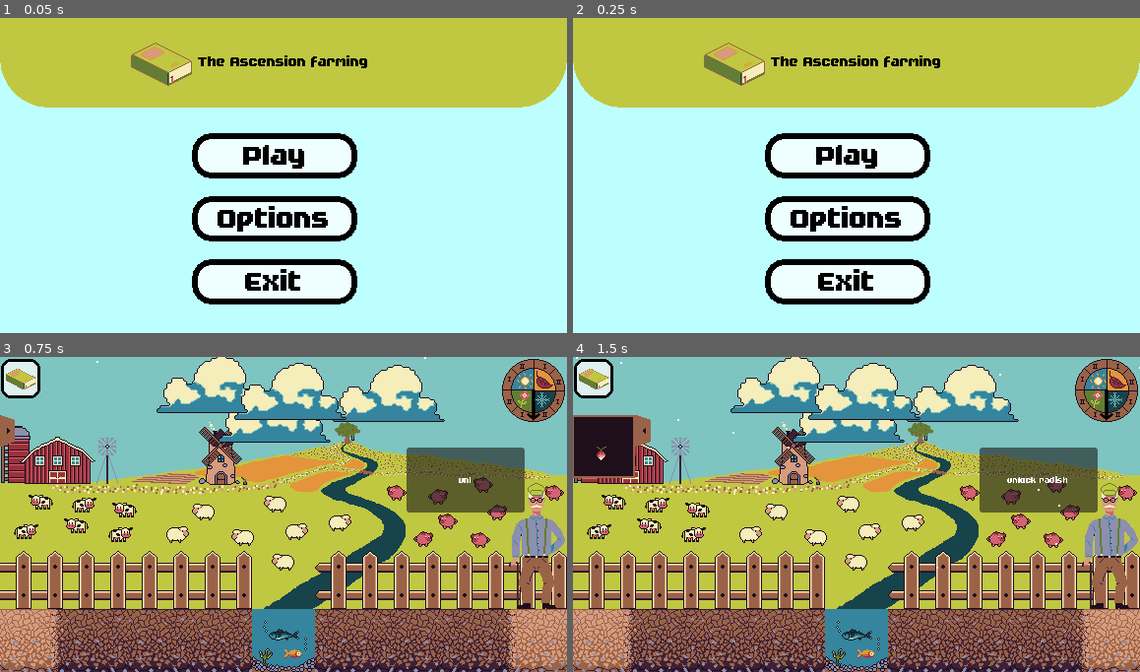
Above: before the commit, frames 1-4 (two rows, left to right).
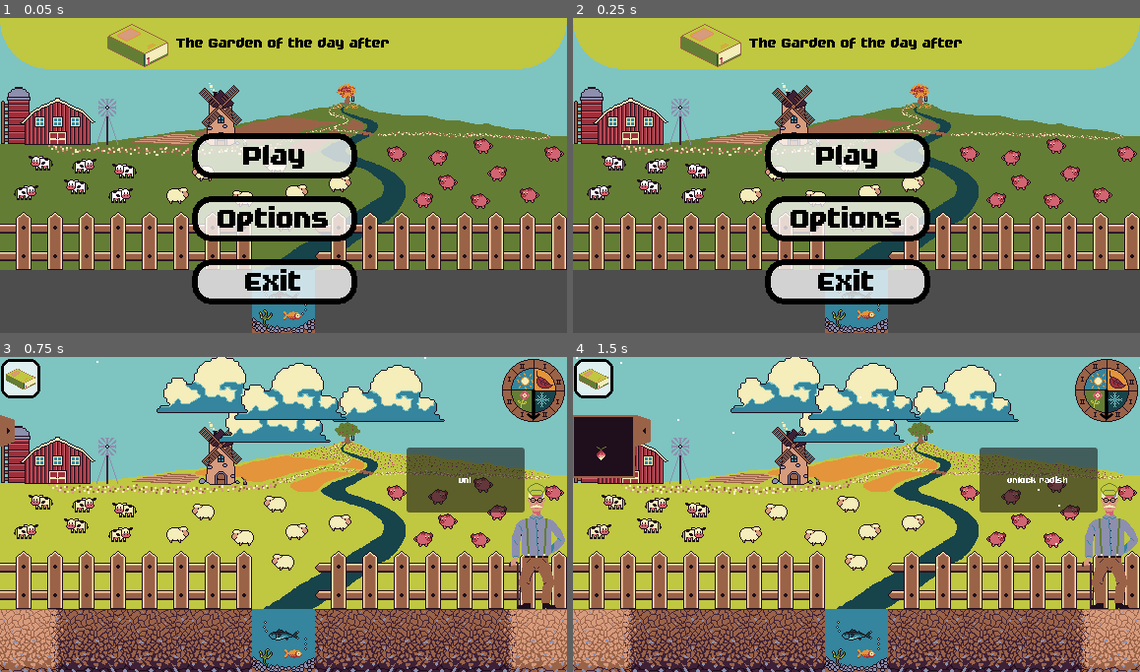
Above: after the commit, the same moments.

Repository: JustAlternate/Regenerative_Game_Jam
Game: Godot game, scene res://Scenes/menu.tscn
Two runs of this game, one before a commit and one after it. Both use one fixed random seed, a clock stepped at 60 frames per second and the inputs below.
Inputs (mouse positions are in pixels of both pictures, inside the frame that each line leads up to):
- Up to frame 1 (0.05 s): no input
- Up to frame 2 (0.25 s): no input
- Up to frame 3 (0.75 s): click "Play" at 0.5 s
- Up to frame 4 (1.5 s): click (590, 429) at 1.25 s

The runs differ from the first frame. In frame 1, 81% of the frame differs, in the area x 0-100%, y 1-100%; in frame 2, 81%; in frame 3, nothing differs; in frame 4, nothing differs.

Commit message:
menu and home

Diff:
--- a/Scenes/menu.tscn
+++ b/Scenes/menu.tscn
@@ -1,14 +1,90 @@
-[gd_scene load_steps=13 format=3 uid="uid://d4idxbd54drta"]
+[gd_scene load_steps=24 format=3 uid="uid://d4idxbd54drta"]
 
 [ext_resource type="LabelSettings" uid="uid://dtbvo0w76rap1" path="res://fonts/label_setting.tres" id="1_ni0yg"]
 [ext_resource type="Script" path="res://Scripts/menu.gd" id="1_vd1g2"]
-[ext_resource type="Texture2D" uid="uid://c56kxoux30gtd" path="res://Assets/sprites/closed_book.png" id="2_scljm"]
+[ext_resource type="Texture2D" uid="uid://cqemdebiu2vyn" path="res://Assets/Plant/background-automne.png" id="2_7kua1"]
+[ext_resource type="Texture2D" uid="uid://cssbl0ckgwq74" path="res://Assets/sprites/closed_book.png" id="2_scljm"]
+[ext_resource type="Texture2D" uid="uid://chtvt0u57khvi" path="res://Assets/Plant/sprite-case-eau-centre-animé.png" id="2_u67cp"]
+[ext_resource type="Texture2D" uid="uid://bjwcvxhdyymu" path="res://Assets/Plant/background-printemps.png" id="3_05tdx"]
 [ext_resource type="PackedScene" uid="uid://olb5ewo4ysgy" path="res://Scenes/menu_running_sprites.tscn" id="4_fap7w"]
+[ext_resource type="Texture2D" uid="uid://baekq7aujb1pc" path="res://Assets/Plant/background-ete.png" id="4_v6s1t"]
+[ext_resource type="Texture2D" uid="uid://dyj33o55lscxg" path="res://Assets/Plant/background-hiver.png" id="5_4imjg"]
 [ext_resource type="StyleBox" uid="uid://ce0ja15527606" path="res://button_type_hover.tres" id="5_c6ra6"]
-[ext_resource type="FontFile" uid="uid://btnbktdas72q5" path="res://fonts/FutilePro.ttf" id="5_eewky"]
+[ext_resource type="FontFile" uid="uid://0bfdvx78rhbh" path="res://fonts/FutilePro.ttf" id="5_eewky"]
 [ext_resource type="StyleBox" uid="uid://d3vi3glx4440d" path="res://button_type_normal.tres" id="6_nunw6"]
-[ext_resource type="PackedScene" uid="uid://b05j16p7wwoul" path="res://Scenes/sound_pool.tscn" id="8_n17uy"]
-[ext_resource type="AudioStream" uid="uid://od3ncvyhu8io" path="res://Assets/sfx/menu_click.wav" id="9_cbrca"]
+[ext_resource type="PackedScene" path="res://Scenes/sound_pool.tscn" id="8_n17uy"]
+[ext_resource type="AudioStream" uid="uid://cv17wb2bjrhr" path="res://Assets/sfx/menu_click.wav" id="9_cbrca"]
+
+[sub_resource type="AtlasTexture" id="AtlasTexture_4w73x"]
+atlas = ExtResource("2_u67cp")
+region = Rect2(0, 0, 64, 64)
+
+[sub_resource type="AtlasTexture" id="AtlasTexture_57w2v"]
+atlas = ExtResource("2_u67cp")
+region = Rect2(64, 0, 64, 64)
+
+[sub_resource type="AtlasTexture" id="AtlasTexture_rscqe"]
+atlas = ExtResource("2_u67cp")
+region = Rect2(0, 64, 64, 64)
+
+[sub_resource type="AtlasTexture" id="AtlasTexture_kja0x"]
+atlas = ExtResource("2_u67cp")
+region = Rect2(64, 64, 64, 64)
+
+[sub_resource type="SpriteFrames" id="SpriteFrames_j1puk"]
+animations = [{
+"frames": [{
+"duration": 1.0,
+"texture": SubResource("AtlasTexture_4w73x")
+}, {
+"duration": 1.0,
+"texture": SubResource("AtlasTexture_57w2v")
+}, {
+"duration": 1.0,
+"texture": SubResource("AtlasTexture_rscqe")
+}, {
+"duration": 1.0,
+"texture": SubResource("AtlasTexture_kja0x")
+}],
+"loop": true,
+"name": &"default",
+"speed": 5.0
+}]
+
+[sub_resource type="SpriteFrames" id="SpriteFrames_ucd87"]
+animations = [{
+"frames": [{
+"duration": 1.0,
+"texture": ExtResource("2_7kua1")
+}],
+"loop": true,
+"name": &"fall",
+"speed": 5.0
+}, {
+"frames": [{
+"duration": 1.0,
+"texture": ExtResource("3_05tdx")
+}],
+"loop": true,
+"name": &"spring",
+"speed": 5.0
+}, {
+"frames": [{
+"duration": 1.0,
+"texture": ExtResource("4_v6s1t")
+}],
+"loop": true,
+"name": &"summer",
+"speed": 5.0
+}, {
+"frames": [{
+"duration": 1.0,
+"texture": ExtResource("5_4imjg")
+}],
+"loop": true,
+"name": &"winter",
+"speed": 5.0
+}]
 
 [sub_resource type="StyleBoxFlat" id="StyleBoxFlat_expnd"]
 bg_color = Color(0.752941, 0.780392, 0.254902, 1)
@@ -31,31 +107,32 @@
 [node name="Menu" type="Node2D"]
 script = ExtResource("1_vd1g2")
 
+[node name="riviere" type="AnimatedSprite2D" parent="."]
+texture_filter = 1
+position = Vector2(288, 288)
+sprite_frames = SubResource("SpriteFrames_j1puk")
+
+[node name="AnimatedSprite2D" type="AnimatedSprite2D" parent="."]
+texture_filter = 1
+position = Vector2(288, 128)
+sprite_frames = SubResource("SpriteFrames_ucd87")
+animation = &"fall"
+
 [node name="Menu_title" type="Panel" parent="."]
 offset_right = 576.0
-offset_bottom = 91.0
+offset_bottom = 52.0
 theme = SubResource("Theme_up03c")
 
-[node name="ColorRect" type="ColorRect" parent="Menu_title"]
-z_index = -1
-texture_filter = 1
-layout_mode = 0
-offset_top = 1.0
-offset_right = 576.0
-offset_bottom = 320.0
-color = Color(0.741176, 1, 1, 1)
-
 [node name="Sprite2D" type="Sprite2D" parent="Menu_title"]
-position = Vector2(164, 44)
+position = Vector2(140, 25)
 texture = ExtResource("2_scljm")
 
 [node name="Title" type="Label" parent="Menu_title"]
 layout_mode = 0
-offset_top = 2.0
+offset_top = -17.0
 offset_right = 576.0
-offset_bottom = 87.0
-text = "The Ascension farming
-"
+offset_bottom = 68.0
+text = "The Garden of the day after"
 label_settings = ExtResource("1_ni0yg")
 horizontal_alignment = 1
 vertical_alignment = 1
--- a/Scenes/menu_running_sprites.tscn
+++ b/Scenes/menu_running_sprites.tscn
@@ -1,25 +1,101 @@
-[gd_scene load_steps=2 format=3 uid="uid://olb5ewo4ysgy"]
+[gd_scene load_steps=14 format=3 uid="uid://olb5ewo4ysgy"]
 
-[ext_resource type="Texture2D" uid="uid://ckief3u5kca5v" path="res://Assets/sprites/plant/carrot_1.png" id="1_2hanl"]
+[ext_resource type="Texture2D" uid="uid://toajeuc5yikv" path="res://Assets/Plant/icon/sprite-radis.png" id="1_3hseo"]
+[ext_resource type="Texture2D" uid="uid://bo5a83wpru08t" path="res://Assets/Plant/icon/sprite-carrot.png" id="2_rv3x1"]
+[ext_resource type="Texture2D" uid="uid://bggt2w0nj62wo" path="res://Assets/Plant/icon/sprite-ail.png" id="3_pd78v"]
+[ext_resource type="Texture2D" uid="uid://curd8kw5yfvjf" path="res://Assets/Plant/icon/sprite-blé.png" id="4_3wyxd"]
+[ext_resource type="Texture2D" uid="uid://m4m3o3ximqr5" path="res://Assets/Plant/icon/sprite-citrouille.png" id="5_afpk5"]
+[ext_resource type="Texture2D" uid="uid://bviv07gfn4b3d" path="res://Assets/Plant/icon/sprite-courgette.png" id="6_khhf6"]
+[ext_resource type="Texture2D" uid="uid://ctl1ihfpovljy" path="res://Assets/Plant/icon/sprite-mais.png" id="7_6kbrd"]
+[ext_resource type="Texture2D" uid="uid://boe4lns2uqrji" path="res://Assets/Plant/icon/sprite-menthe.png" id="8_015dv"]
+[ext_resource type="Texture2D" uid="uid://1jjw81mvabw0" path="res://Assets/Plant/icon/sprite-petit-pois.png" id="9_duc2y"]
+[ext_resource type="Texture2D" uid="uid://d1jwmhbev0snd" path="res://Assets/Plant/icon/sprite-poireau.png" id="10_qevg8"]
+[ext_resource type="Texture2D" uid="uid://cgbtkgmcay5s" path="res://Assets/Plant/icon/sprite-thym.png" id="11_icv0e"]
+[ext_resource type="Texture2D" uid="uid://r1w5qdk3a3oy" path="res://Assets/Plant/icon/sprite-tomate.png" id="12_o4wss"]
+[ext_resource type="Texture2D" uid="uid://c1k6m6oefhy7u" path="res://Assets/Plant/icon/sprite-vigne.png" id="13_yu1ct"]
 
 [node name="Sprite_deroulant" type="Node2D"]
 
 [node name="carrot" type="Sprite2D" parent="."]
+texture_filter = 1
 position = Vector2(-200, 184)
-texture = ExtResource("1_2hanl")
+scale = Vector2(4, 4)
+texture = ExtResource("1_3hseo")
 
 [node name="carrot2" type="Sprite2D" parent="."]
+texture_filter = 1
 position = Vector2(-400, 184)
-texture = ExtResource("1_2hanl")
+scale = Vector2(4, 4)
+texture = ExtResource("2_rv3x1")
 
 [node name="carrot3" type="Sprite2D" parent="."]
+texture_filter = 1
 position = Vector2(-600, 184)
-texture = ExtResource("1_2hanl")
+scale = Vector2(4, 4)
+texture = ExtResource("3_pd78v")
 
 [node name="carrot4" type="Sprite2D" parent="."]
+texture_filter = 1
 position = Vector2(-800, 184)
-texture = ExtResource("1_2hanl")
+scale = Vector2(4, 4)
+texture = ExtResource("4_3wyxd")
 
 [node name="carrot5" type="Sprite2D" parent="."]
+texture_filter = 1
 position = Vector2(-1000, 184)
-texture = ExtResource("1_2hanl")
+scale = Vector2(4, 4)
+texture = ExtResource("5_afpk5")
+
+[node name="carrot6" type="Sprite2D" parent="."]
+texture_filter = 1
+position = Vector2(-1200, 184)
+scale = Vector2(4, 4)
+texture = ExtResource("6_khhf6")
+
+[node name="carrot7" type="Sprite2D" parent="."]
+texture_filter = 1
+position = Vector2(-1400, 184)
+scale = Vector2(4, 4)
+texture = ExtResource("7_6kbrd")
+
+[node name="carrot8" type="Sprite2D" parent="."]
+texture_filter = 1
+position = Vector2(-1600, 184)
+scale = Vector2(4, 4)
+texture = ExtResource("8_015dv")
+
+[node name="carrot9" type="Sprite2D" parent="."]
+texture_filter = 1
+position = Vector2(-1800, 184)
+scale = Vector2(4, 4)
+texture = ExtResource("9_duc2y")
+
+[node name="carrot10" type="Sprite2D" parent="."]
+texture_filter = 1
+position = Vector2(-2000, 184)
+scale = Vector2(4, 4)
+texture = ExtResource("10_qevg8")
+
+[node name="carrot11" type="Sprite2D" parent="."]
+texture_filter = 1
+position = Vector2(-2000, 184)
+scale = Vector2(4, 4)
+texture = ExtResource("10_qevg8")
+
+[node name="carrot12" type="Sprite2D" parent="."]
+texture_filter = 1
+position = Vector2(-2200, 184)
+scale = Vector2(4, 4)
+texture = ExtResource("11_icv0e")
+
+[node name="carrot13" type="Sprite2D" parent="."]
+texture_filter = 1
+position = Vector2(-2400, 184)
+scale = Vector2(4, 4)
+texture = ExtResource("12_o4wss")
+
+[node name="carrot14" type="Sprite2D" parent="."]
+texture_filter = 1
+position = Vector2(-2600, 184)
+scale = Vector2(4, 4)
+texture = ExtResource("13_yu1ct")
--- a/Scripts/menu.gd
+++ b/Scripts/menu.gd
@@ -3,13 +3,14 @@
 
 # Called when the node enters the scene tree for the first time.
 func _ready():
+	$riviere.play("default")
 	pass # Replace with function body.
 
 # Called every frame. 'delta' is the elapsed time since the previous frame.
 func _process(delta):
 	for i in range ($Sprite_deroulant.get_child_count()):
 		if $Sprite_deroulant.get_child(i).position.x > 1000:
-			$Sprite_deroulant.get_child(i).position.x = -100
+			$Sprite_deroulant.get_child(i).position.x = -2200
 		$Sprite_deroulant.get_child(i).position.x +=1
 
 func _on_play_pressed():
Not shown: 1 places in Scenes/home.tscn that only renumber resources
